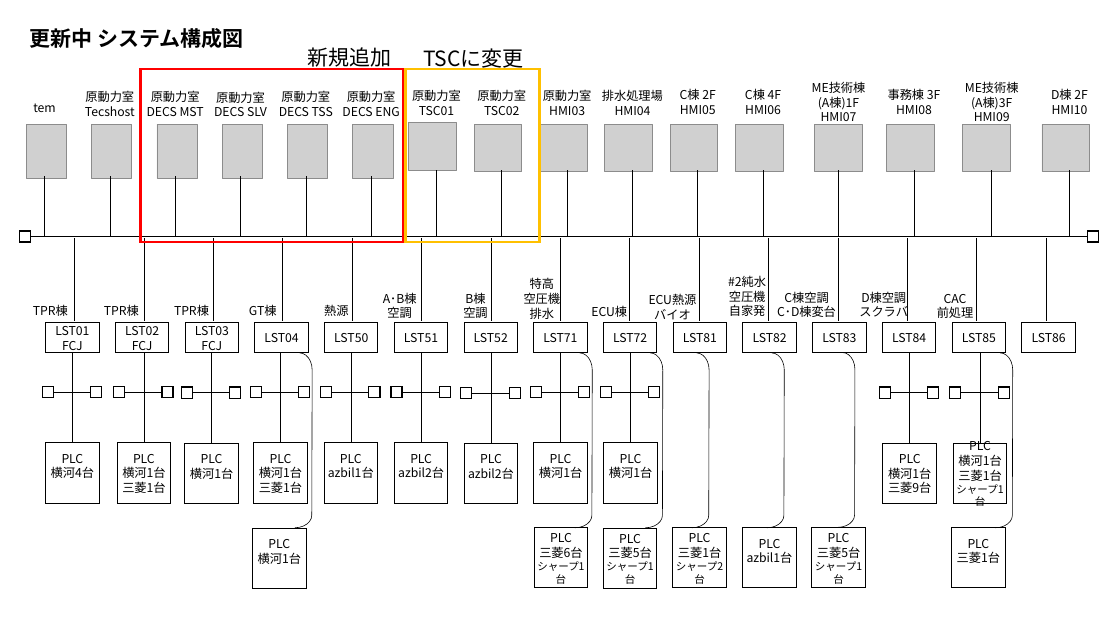
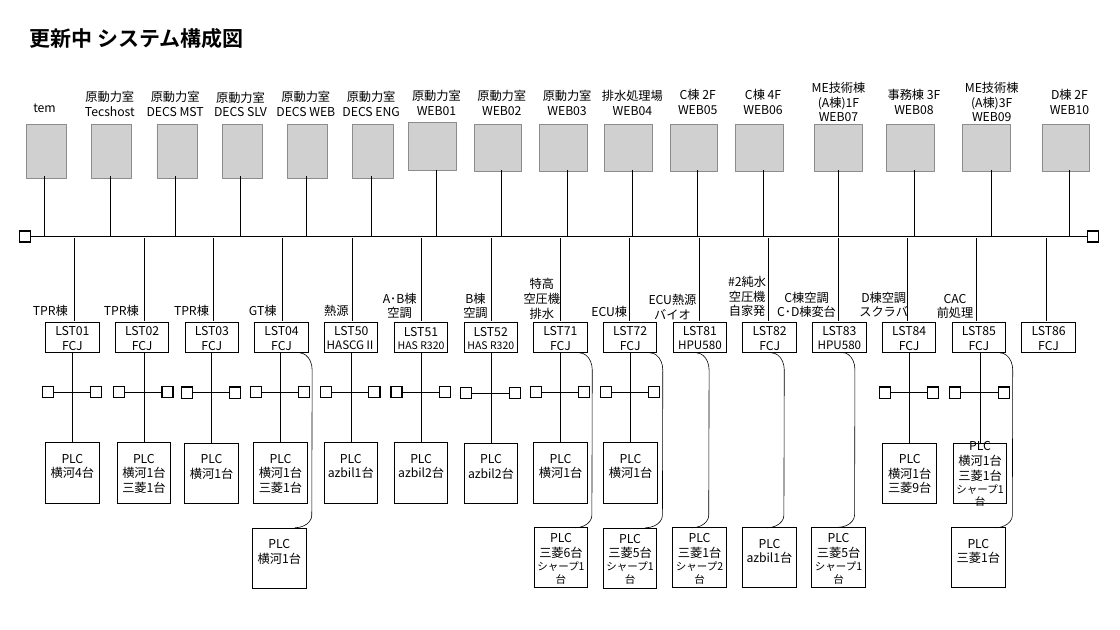
Before and after one commit to nonomura114/data, a slide deck: slide 6 of 広瀬TECSシステム構成図r.pptx. Drawn at 1120x630 pixels with LibreOffice and Linux fonts; fonts in the diff are those of the drawing; grey boxes stand for pictures. Boxes give left, top, right and bottom in pixels: in the first picture for what was removed or moved away, otherwise in the second. Text is boxed around its words. In the diff, an @@ line names an element or a change of style, - is before the commit and + after.

```diff
--- a/広瀬TECSシステム構成図r.pptx
+++ b/広瀬TECSシステム構成図r.pptx
@@ text removed at box(307, 47, 391, 70) @@
-新規追加
@@ text removed at box(423, 48, 524, 70) @@
-TSCに変更
@@ rectangle removed at box(140, 69, 403, 242) @@
@@ rectangle removed at box(406, 69, 539, 242) @@
@@ text at box(412, 89, 461, 115): text changed @@
-原動力室
-TSC01
+原動力室
+WEB01
@@ text at box(477, 89, 526, 115): text changed @@
-原動力室
-TSC02
+原動力室
+WEB02
@@ text at box(543, 89, 592, 115): text changed @@
-原動力室
-HMI03
+原動力室
+WEB03
@@ text at box(602, 89, 663, 115): text changed @@
-排水処理場
-HMI04
+排水処理場
+WEB04
@@ text at box(678, 88, 717, 114): text changed @@
-C棟 2F
-HMI05
+C棟 2F
+WEB05
@@ text at box(743, 88, 782, 114): text changed @@
-C棟 4F
-HMI06
+C棟 4F
+WEB06
@@ text at box(888, 88, 940, 114): text changed @@
-事務棟 3F
-HMI08
+事務棟 3F
+WEB08
@@ text at box(1050, 88, 1089, 114): text changed @@
-D棟 2F
-HMI10
+D棟 2F
+WEB10
@@ text at box(276, 90, 335, 116): text changed @@
-原動力室
-DECS TSS
+原動力室
+DECS WEB
@@ text at box(818, 96, 859, 126): text changed @@
-(A棟)1F
-HMI07
+(A棟)1F
+WEB07
@@ text at box(971, 96, 1012, 126): text changed @@
-(A棟)3F
-HMI09
+(A棟)3F
+WEB09
@@ text in rectangle at box(271, 341, 292, 354): paragraph added @@
+FCJ
@@ text in rectangle at box(327, 340, 376, 353): paragraph added @@
+HASCGⅡ
@@ text in rectangle at box(398, 341, 444, 349): paragraph added @@
+HAS R320
@@ text in rectangle at box(467, 341, 514, 349): paragraph added @@
+HAS R320
@@ text in rectangle at box(550, 341, 571, 354): paragraph added @@
+FCJ
@@ text in rectangle at box(620, 341, 641, 354): paragraph added @@
+FCJ
@@ text in rectangle at box(678, 340, 722, 353): paragraph added @@
+HPU580
@@ text in rectangle at box(759, 341, 780, 354): paragraph added @@
+FCJ
@@ text in rectangle at box(818, 340, 862, 353): paragraph added @@
+HPU580
@@ text in rectangle at box(899, 341, 920, 354): paragraph added @@
+FCJ
@@ text in rectangle at box(969, 341, 990, 354): paragraph added @@
+FCJ
@@ text in rectangle at box(1038, 341, 1059, 353): paragraph added @@
+FCJ
```
Also in this commit, not shown: 4 slides added, 1 other file.
